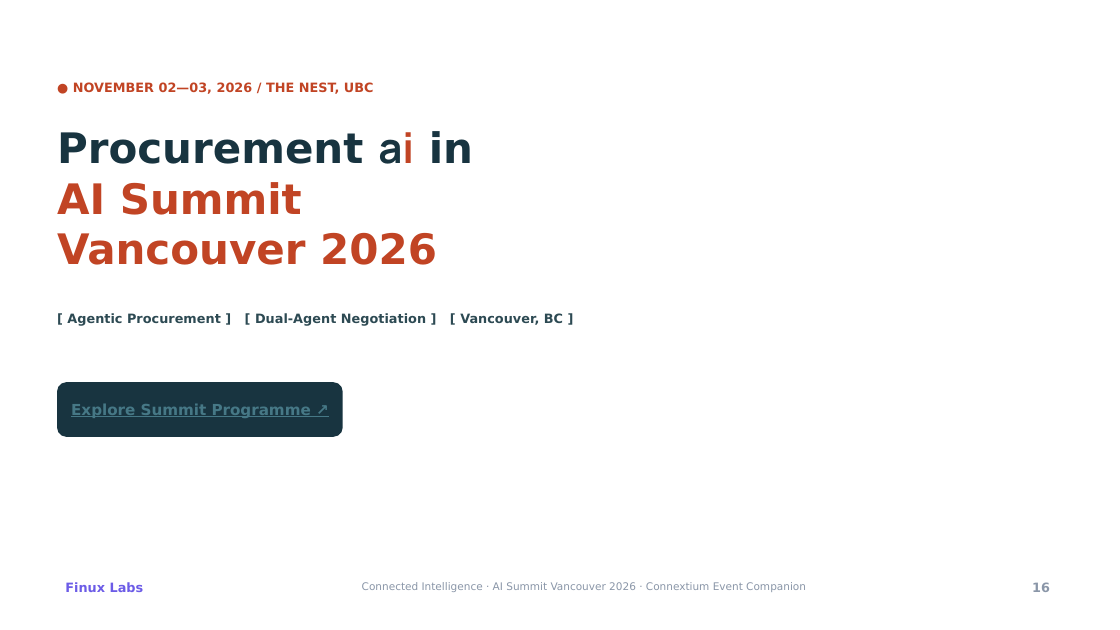
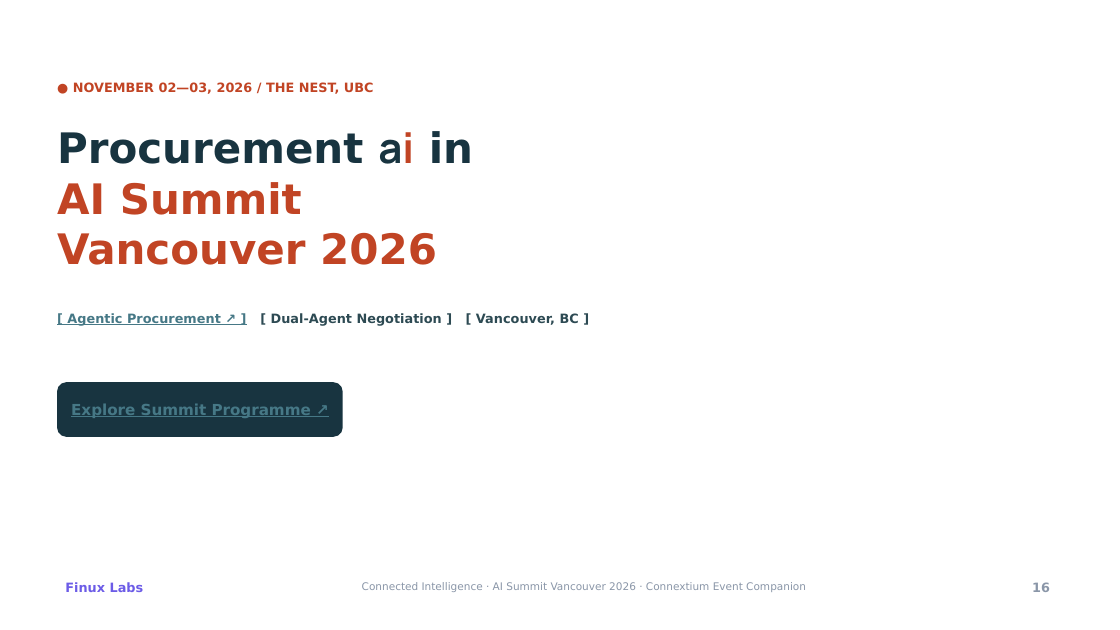
Before and after one commit to finuxlabs/FinuxLabs.github.io, a slide deck: slide 16 of docs/publish/pitch-agentic-procurement/Finux-Labs-Procurement-AI-Pitch-15-Slides.pptx. Drawn at 1120x630 pixels with LibreOffice and Linux fonts; fonts in the diff are those of the drawing; background and template pictures are left out. Boxes give left, top, right and bottom in pixels: in the first picture for what was removed or moved away, otherwise in the second. Text is boxed around its words. In the diff, an @@ line names an element or a change of style, - is before the commit and + after.

Commit message:
Highlight Agentic Procurement link on Slide 16 and sync PDF/PPTX with index.html

```diff
--- a/docs/publish/pitch-agentic-procurement/Finux-Labs-Procurement-AI-Pitch-15-Slides.pptx
+++ b/docs/publish/pitch-agentic-procurement/Finux-Labs-Procurement-AI-Pitch-15-Slides.pptx
@@ text at (x1=67, y1=313, x2=579, y2=326): text changed @@
-[ Agentic Procurement ] [ Dual-Agent Negotiation ] [ Vancouver, BC ]
+[ Agentic Procurement ↗ ] [ Dual-Agent Negotiation ] [ Vancouver, BC ]
```
Also in this commit, not shown: 2 other slides changed, 2 other files.
